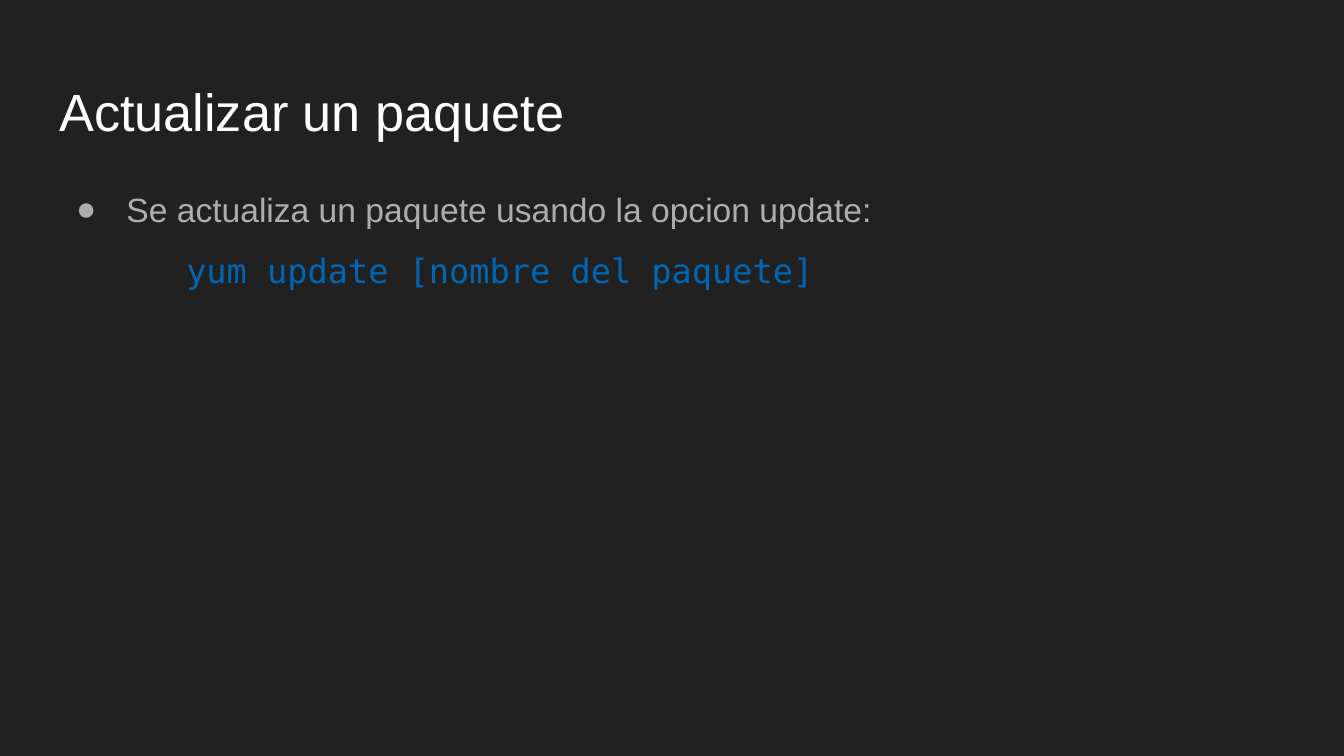
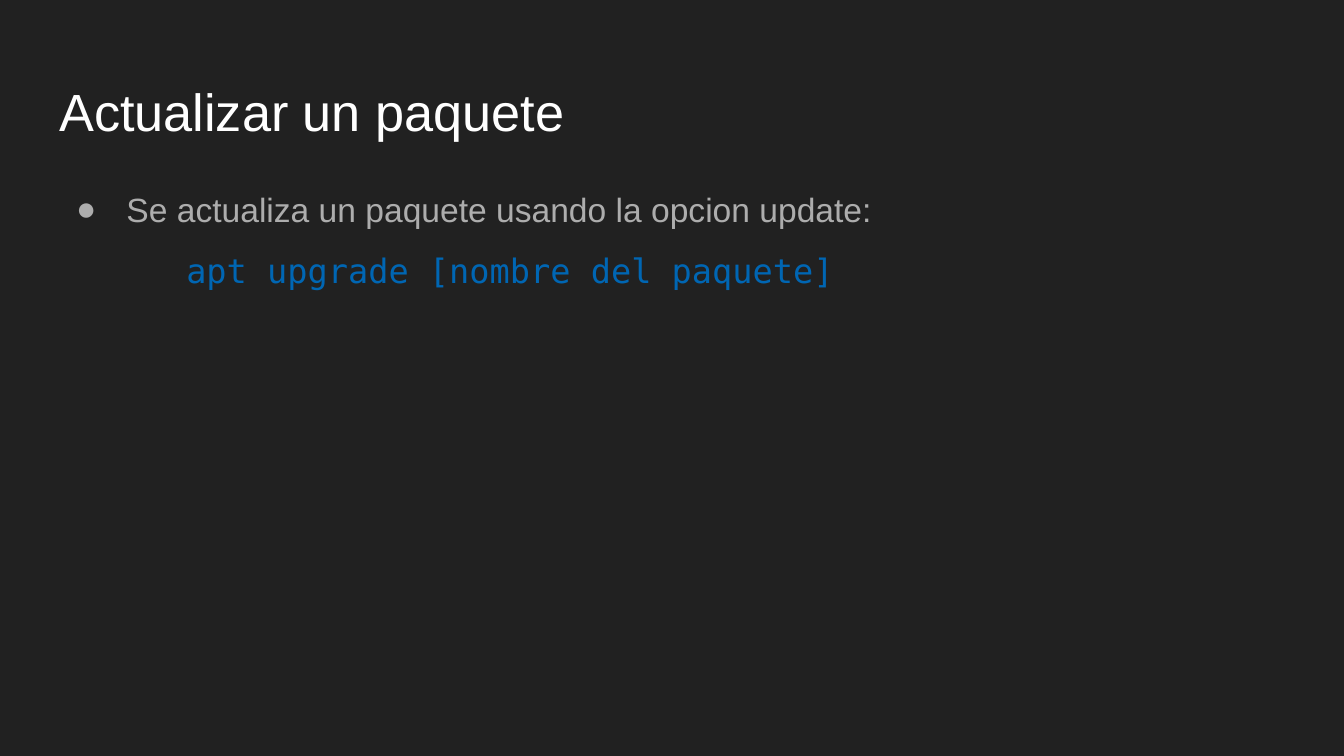
Before and after one commit to tabris2015/LNX101_102, a slide deck: slide 22 of slides/Sesion6.odp (slide 23 before the commit). Drawn at 1344x756 pixels with LibreOffice and Linux fonts; fonts in the diff are those of the drawing. Boxes give left, top, right and bottom in pixels: in the first picture for what was removed or moved away, otherwise in the second. Text is boxed around its words. In the diff, an @@ line names an element or a change of style, - is before the commit and + after.

```diff
--- a/slides/Sesion6.odp
+++ b/slides/Sesion6.odp
@@ text at [186, 257, 834, 290]: text changed @@
-  yum update [nombre del paquete]
+  apt upgrade [nombre del paquete]
```
Also in this commit, not shown: 3 other slides changed, 7 slides removed, 4 other files.
